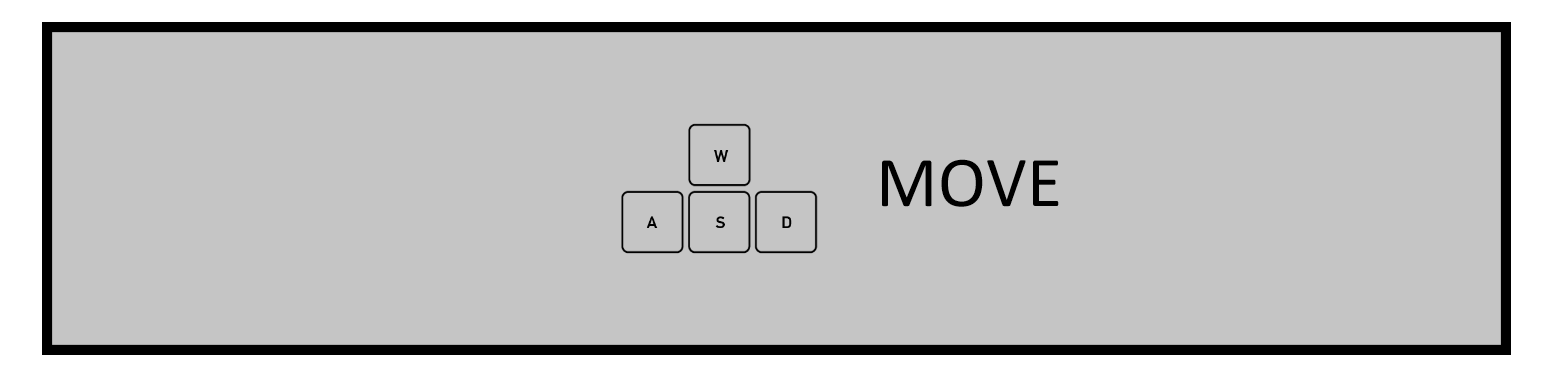
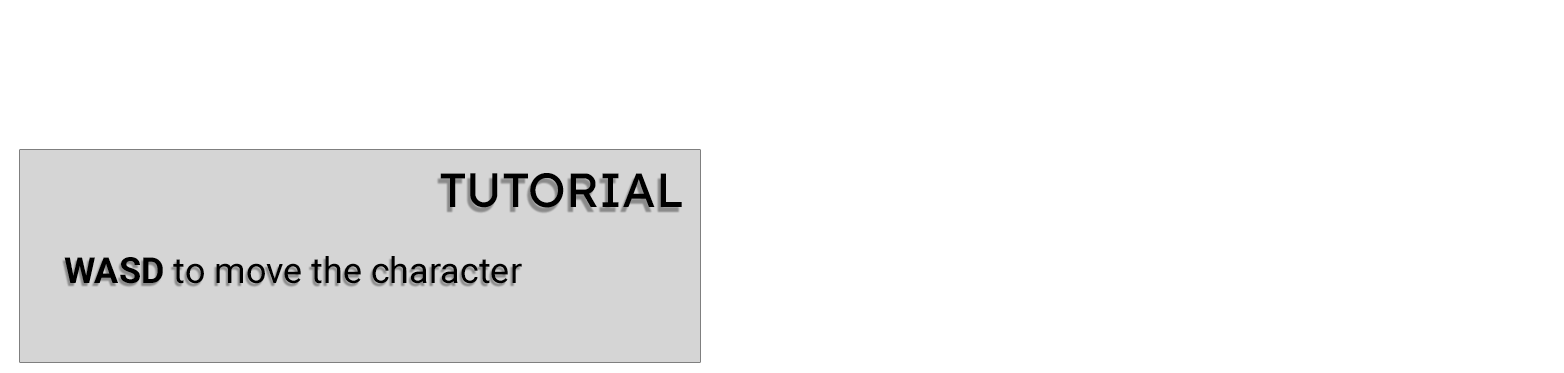
Two versions of the same layered image (1564 × 373). Layer-by-layer changes:
removed layer "MOVE" over [882,159,1059,207]
removed layer "Layer 1" over [621,123,818,254]
removed layer "Rectangle 1 copy" over [42,22,1511,355]
added layer "TUTORIAL" above "WASD to move the character" over [440,173,682,208]
added layer "WASD to move the character" above "Rectangle 1" over [64,256,522,284]
painted on "Rectangle 1" over [20,22,1511,362]
